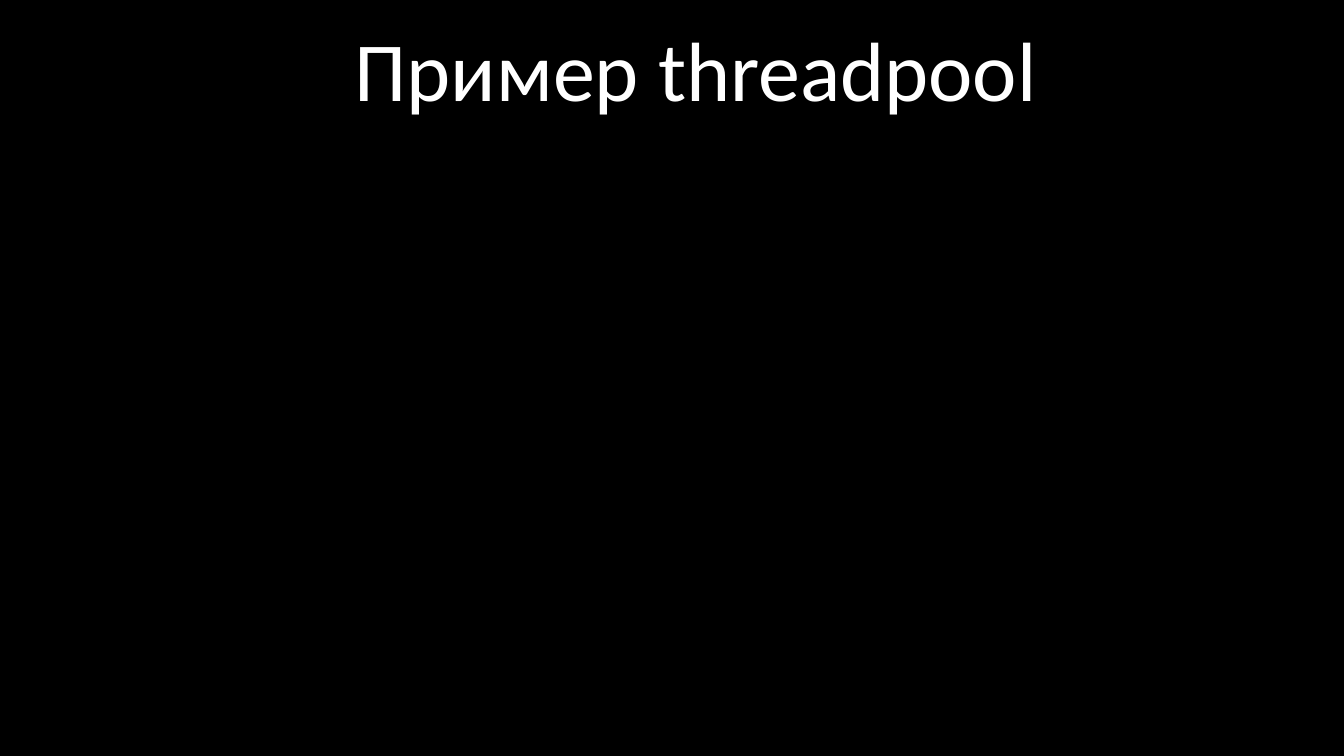
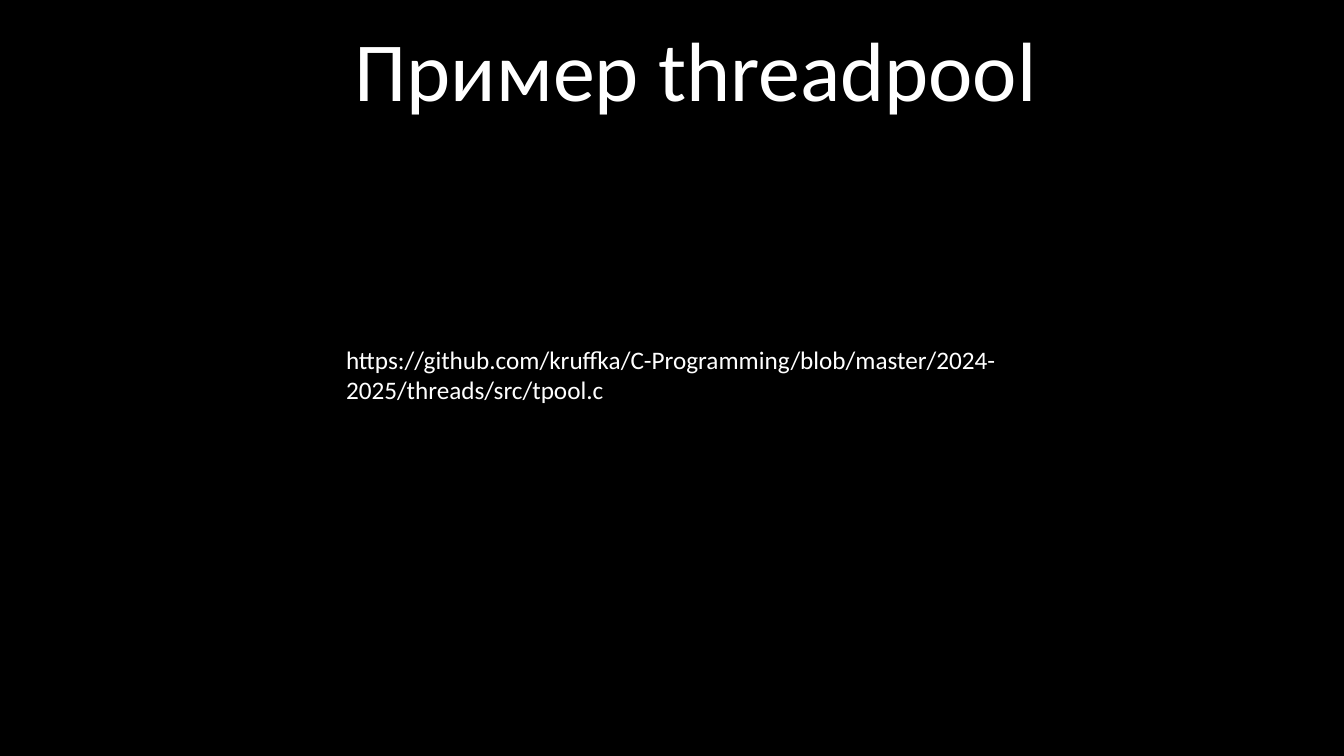
Before and after one commit to kruffka/C-Programming, a slide deck: slide 22 of 2024-2025/threads/6_threads.pptx. Drawn at 1344x756 pixels with LibreOffice and Linux fonts; fonts in the diff are those of the drawing. Boxes give left, top, right and bottom in pixels: in the first picture for what was removed or moved away, otherwise in the second. Text is boxed around its words. In the diff, an @@ line names an element or a change of style, - is before the commit and + after.

```diff
--- a/2024-2025/threads/6_threads.pptx
+++ b/2024-2025/threads/6_threads.pptx
@@ text added at <box>346,351,995,403</box>, 18 pt, text #FFFFFF @@
+https://github.com/kruffka/C-Programming/blob/master/2024-2025/threads/src/tpool.c
```
Also in this commit, not shown: 3 other slides changed.
